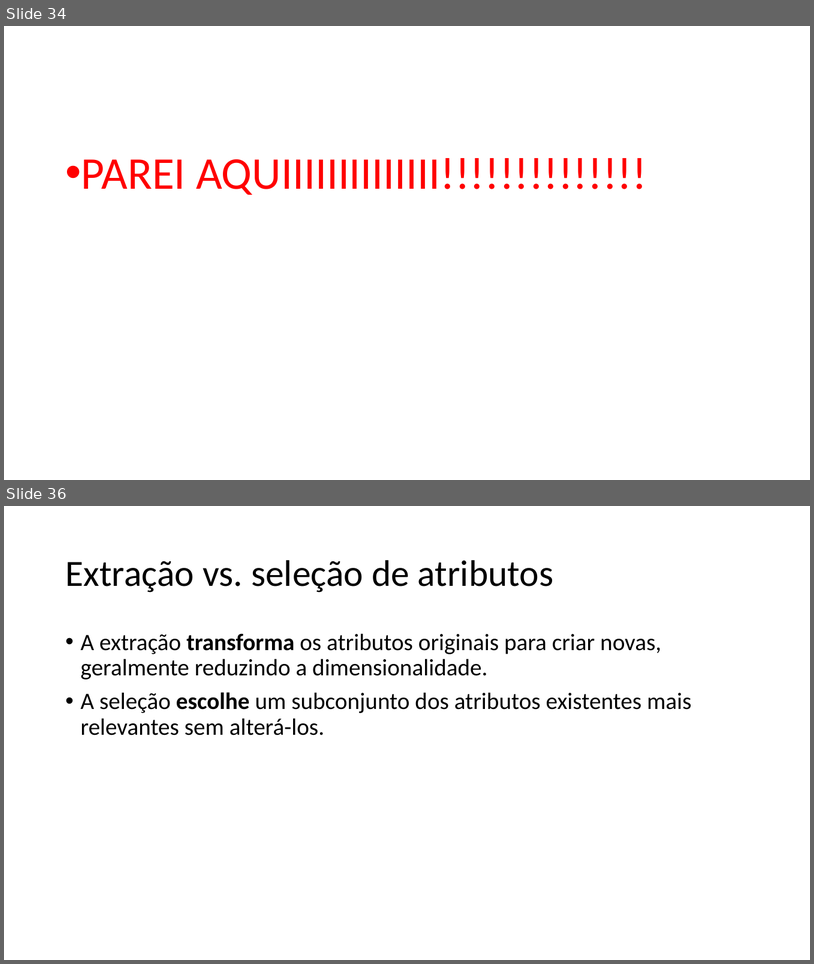
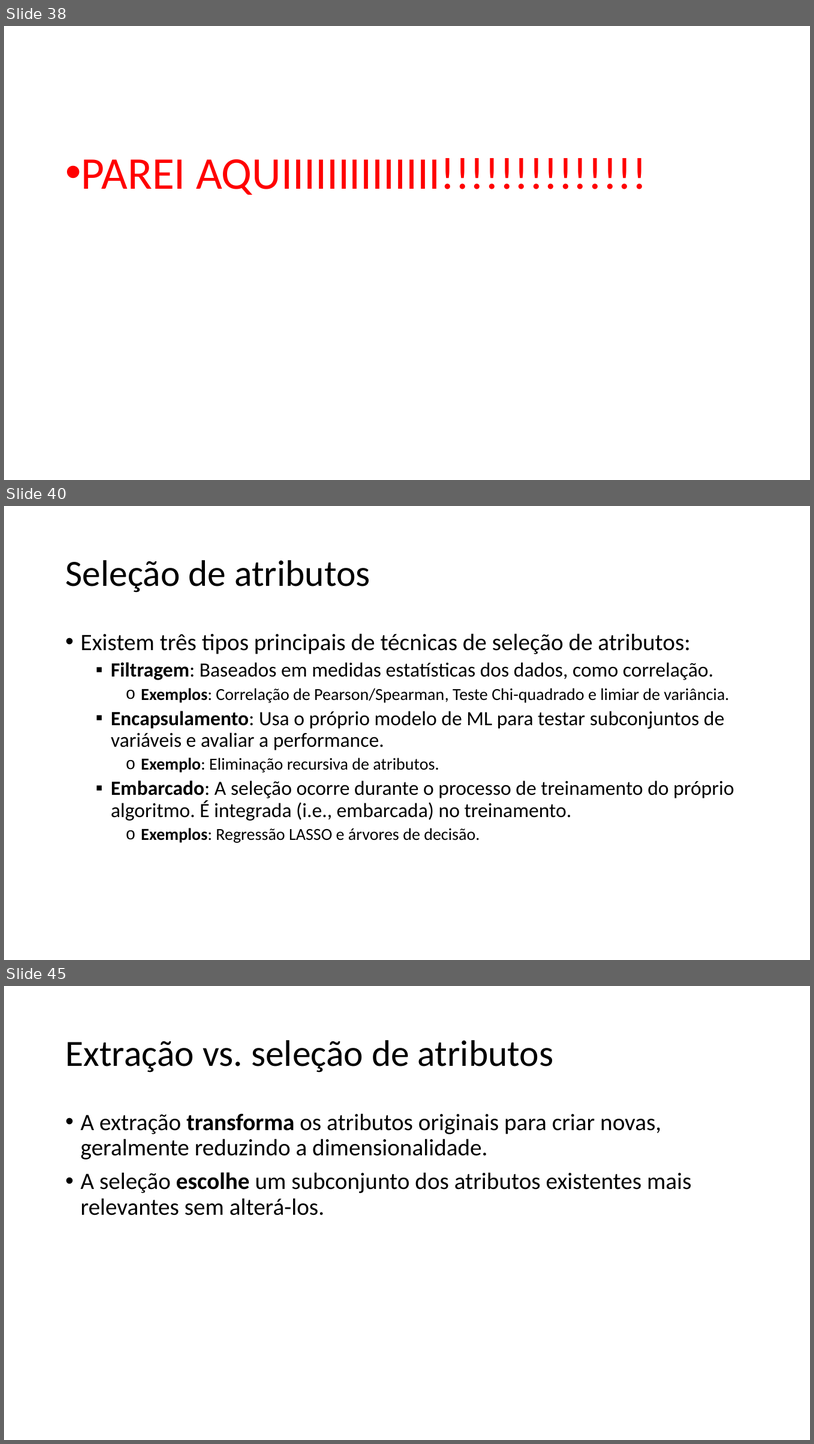
Before and after one commit to zz4fap/c24_inteligencia_artificial, a slide deck: slides/C24_Transformações.pptx. Shown one above the other, each under a label of ours: slides 34 and 36 before the commit, slides 38, 40 and 45 after it; the slides between them are not shown. The pictures are 814x964 and 814x1444 pixels, drawn with LibreOffice and Linux fonts; fonts in the diff are those of the drawing. Boxes give left, top, right and bottom in pixels: in the first picture for what was removed or moved away, otherwise in the second. Text is boxed around its words. In the diff, an @@ line names an element or a change of style, - is before the commit and + after.

```diff
--- a/slides/C24_Transformações.pptx
+++ b/slides/C24_Transformações.pptx
@@ slide 40 added at [4,506,810,960], background #FFFFFF @@
@@ title added at [65,560,370,592], 44 pt, text #000000 @@
+Seleção de atributos
@@ text added at [81,633,734,843], 24 pt, text #000000 @@
+• Existem três tipos principais de técnicas de seleção de atributos:
+  ▪ Filtragem: Baseados em medidas estatísticas dos dados, como correlação.
+    o Exemplos: Correlação de Pearson/Spearman, Teste Chi-quadrado e limiar de variância.
+  ▪ Encapsulamento: Usa o próprio modelo de ML para testar subconjuntos de variáveis e avaliar a performance.
+    o Exemplo: Eliminação recursiva de atributos.
+  ▪ Embarcado: A seleção ocorre durante o processo de treinamento do próprio algoritmo. É integrada (i.e., embarcada) no treinamento.
+    o Exemplos: Regressão LASSO e árvores de decisão.
@@ what was slide 34 is now slide 38 @@
@@ what was slide 36 is now slide 45 @@
```
Also in this commit, not shown: 2 slides changed, 8 other slides added, 1 slide removed.
